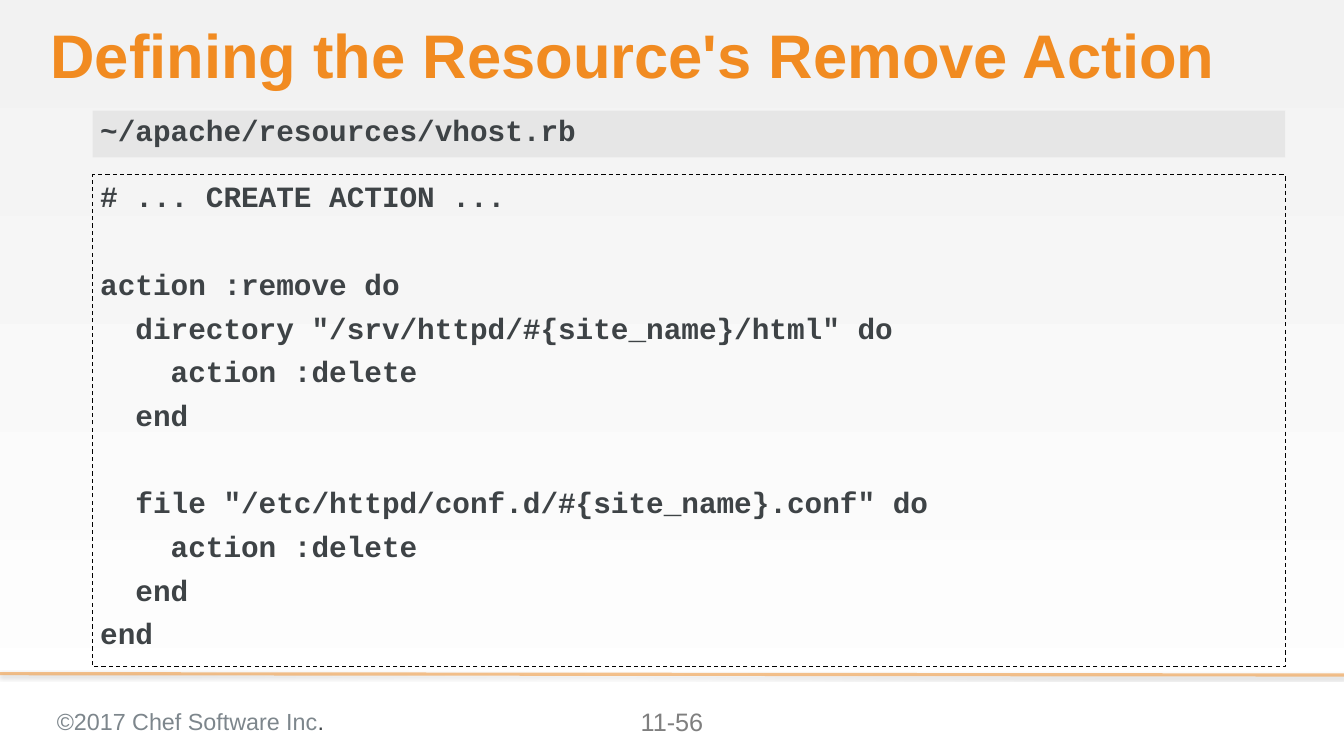
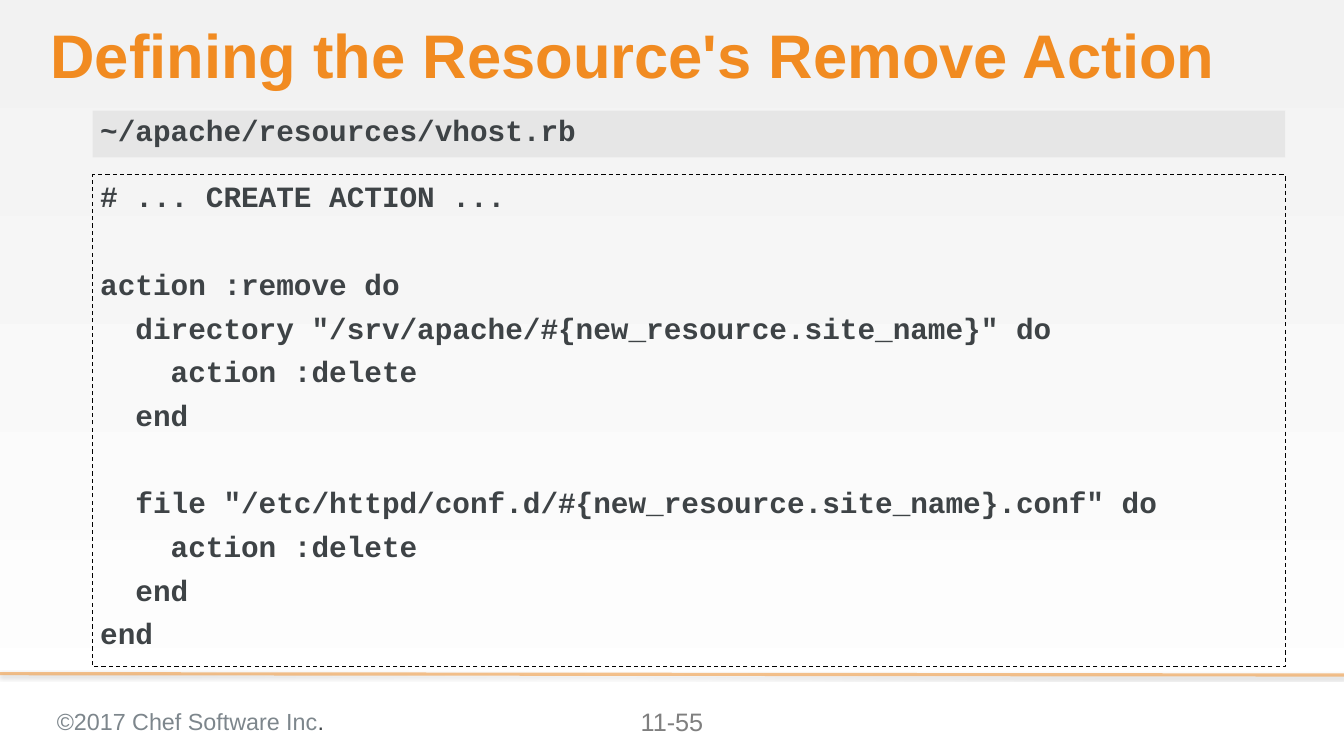
Before and after one commit to ericheiser/chef-intermediate, a slide deck: slide 55 of 11-creating_a_custom_resource.pptx (slide 56 before the commit). Drawn at 1344x756 pixels with LibreOffice and Linux fonts; fonts in the diff are those of the drawing; background and template pictures are left out. Boxes give left, top, right and bottom in pixels: in the first picture for what was removed or moved away, otherwise in the second. Text is boxed around its words. In the diff, an @@ line names an element or a change of style, - is before the commit and + after.

```diff
--- a/11-creating_a_custom_resource.pptx
+++ b/11-creating_a_custom_resource.pptx
@@ text at (135, 318, 1051, 345): text changed @@
-directory "/srv/httpd/#{site_name}/html" do
+directory "/srv/apache/#{new_resource.site_name}" do
@@ text at (135, 492, 1157, 519): text changed @@
-file "/etc/httpd/conf.d/#{site_name}.conf" do
+file "/etc/httpd/conf.d/#{new_resource.site_name}.conf" do
@@ page number at (641, 713, 704, 731): text changed @@
-11-56
+11-55
```
Also in this commit, not shown: 20 other slides changed, 2 slides removed.
